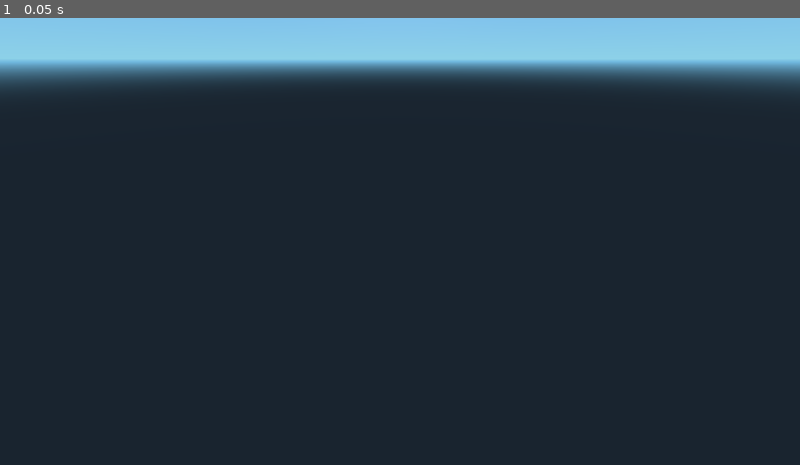
Above: before the commit, frame 1.
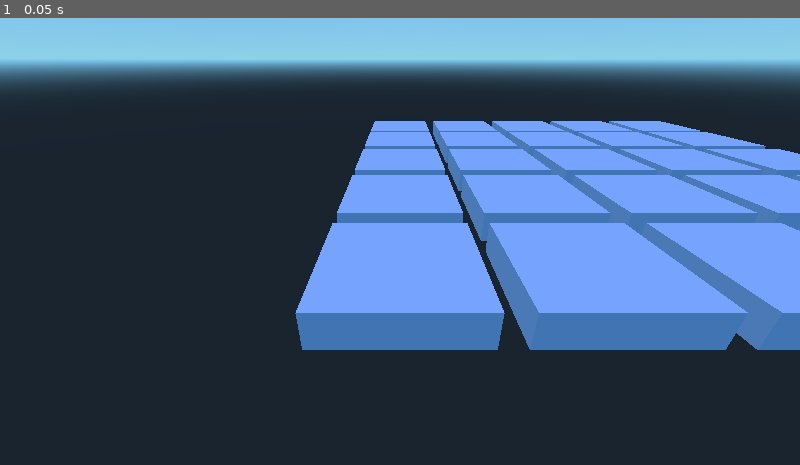
Above: after the commit, the same moment.

Repository: liampward/GodotTD
Game: Godot game, scene res://Root.tscn
The game is run twice, just before and just after one commit, with the same random seed, the same clock (stepped at 60 frames per second) and the same inputs.
Inputs:
- Up to frame 1 (0.05 s): no input

The runs differ from the first frame. In frame 1, 29% of the frame differs, in the area x 36-100%, y 23-75%.
Error before the commit: Parse Error: The identifier "checked_nodes" isn't declared in the current scope. (res://Scripts/Game_Board.gd:22)

Commit message:
Changed Board behavoir
Added Selection Indication, added tower variable in the tile class

Diff:
--- a/Game_Tile.tscn
+++ b/Game_Tile.tscn
@@ -1,4 +1,6 @@
-[gd_scene load_steps=3 format=2]
+[gd_scene load_steps=4 format=2]
+
+[ext_resource path="res://Scripts/Game_Tile.gd" type="Script" id=1]
 
 [sub_resource type="CubeMesh" id=1]
 
@@ -12,9 +14,8 @@
 
 extents = Vector3( 1, 1, 1 )
 
-[node name="MeshInstance" type="MeshInstance"]
+[node name="tile_mesh" type="MeshInstance"]
 
-editor/display_folded = true
 transform = Transform( 1.28789, 0, 0, 0, 0.316581, 0, 0, 0, 1.28789, 0, 0, 0 )
 layers = 1
 material_override = null
@@ -28,6 +29,7 @@
 mesh = SubResource( 1 )
 skeleton = NodePath("..")
 material/0 = null
+script = ExtResource( 1 )
 _sections_unfolded = [ "Transform" ]
 
 [node name="Area" type="Area" parent="." index="0"]
--- a/Root.tscn
+++ b/Root.tscn
@@ -1,12 +1,15 @@
-[gd_scene load_steps=2 format=2]
+[gd_scene load_steps=3 format=2]
 
-[ext_resource path="res://Scripts/Game_Board.gd" type="Script" id=1]
+[ext_resource path="res://Scripts/Root.gd" type="Script" id=1]
+[ext_resource path="res://Scripts/Game_Board.gd" type="Script" id=2]
 
 [node name="Root" type="Node" index="0"]
 
+script = ExtResource( 1 )
+
 [node name="Game_Board" type="Spatial" parent="." index="0"]
 
-script = ExtResource( 1 )
+script = ExtResource( 2 )
 
 [node name="Camera" type="Camera" parent="." index="1"]
 
--- a/Scripts/Game_Board.gd
+++ b/Scripts/Game_Board.gd
@@ -4,32 +4,52 @@
 # var a = 2
 # var b = "textvar"
 var board_size = 5
+var RAY_LENGTH = 100
+var selected_tile = null
+var game_master
 
 func _ready():
+	var game_master = get_tree().get_root().get_node("Root")
+
 	var Tile_Scene = load("res://Game_Tile.tscn")
 	for i in range(0,board_size):
 		for j in range(0,board_size):
 			var tile = Tile_Scene.instance()
 			self.add_child(tile)
 			tile.set_translation(Vector3(i*3, 0, j*-3))
+			#game_master.tile_map[[i,j]] = tile
 
-#func _process(delta):
-#	# Called every frame. Delta is time since last frame.
-#	# Update game logic here.
-#	pass
+func _process(delta):
+	if(Input.is_mouse_button_pressed(BUTTON_LEFT)):
+		var collision = get_object_under_mouse()
+		if !collision.empty():
+			if selected_tile != null:
+				selected_tile.selected = false
+			collision.collider.get_parent().selected = true
+			selected_tile = collision.collider.get_parent()
+
+
+func get_object_under_mouse():
+	var camera = get_node("../Camera")
+	var mouse_pos = get_viewport().get_mouse_position()
+	var ray_from = camera.project_ray_origin(mouse_pos)
+	var ray_to = ray_from + camera.project_ray_normal(mouse_pos) * RAY_LENGTH
+	var space_state = camera.get_world().direct_space_state
+	var selection = space_state.intersect_ray(ray_from, ray_to)
+	return selection
 
 func a_star(start, goal):
-	checked_nodes = []
+	var checked_nodes = []
 
-	discovered_nodes = []
+	var discovered_nodes = []
 
-	came_from = {}
+	var came_from = {}
 
 	for i in range(0,board_size):
 		for j in range(0,board_size):
-			pass
+			came_from[[i,j]] = 1000000
 
-
+	came_from[[0,0]]  = 0
 
 
 func pathfind():
--- /dev/null
+++ b/Scripts/Game_Tile.gd
@@ -0,0 +1,22 @@
+extends MeshInstance
+
+# class member variables go here, for example:
+# var a = 2
+var tower = null
+var selected = false
+var moved = false
+
+
+func _ready():
+	# Called when the node is added to the scene for the first time.
+	# Initialization here
+	pass
+
+func _process(delta):
+	if selected == true and moved == false:
+		self.translation.y += 0.3
+		self
+		moved = true
+	if selected == false and moved == true:
+		self.translation.y -= 0.3
+		moved = false
--- /dev/null
+++ b/Scripts/Root.gd
@@ -0,0 +1,15 @@
+extends Node
+
+# class member variables go here, for example:
+var selected_tile = null
+var tile_map = {}
+
+func _ready():
+	# Called when the node is added to the scene for the first time.
+	# Initialization here
+	pass
+
+#func _process(delta):
+#	# Called every frame. Delta is time since last frame.
+#	# Update game logic here.
+#	pass
